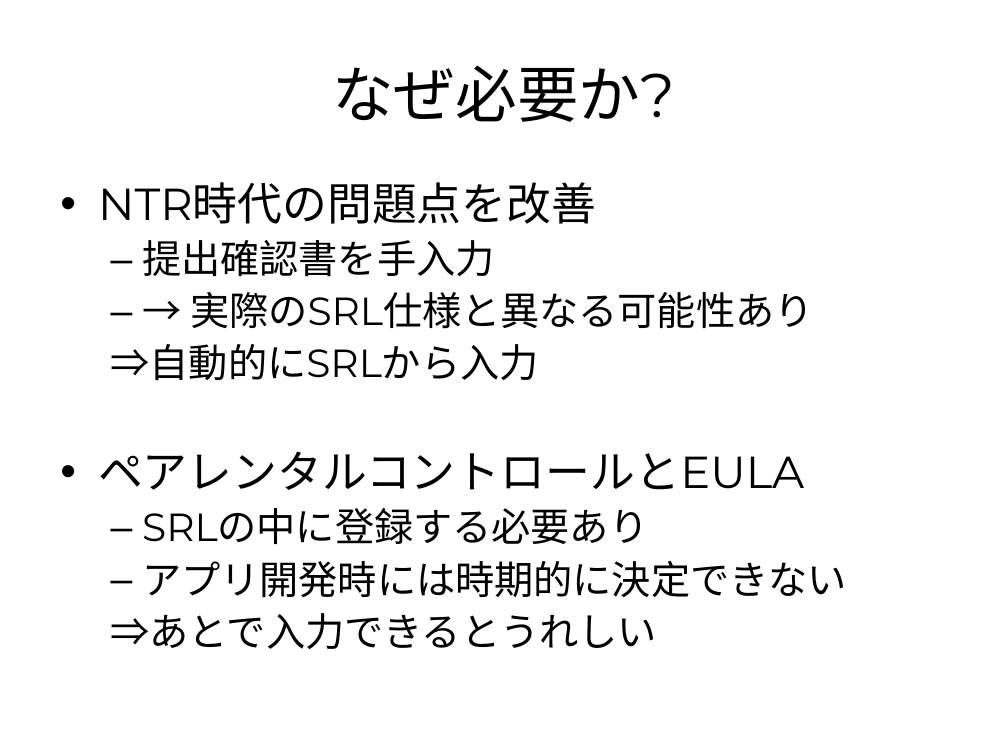
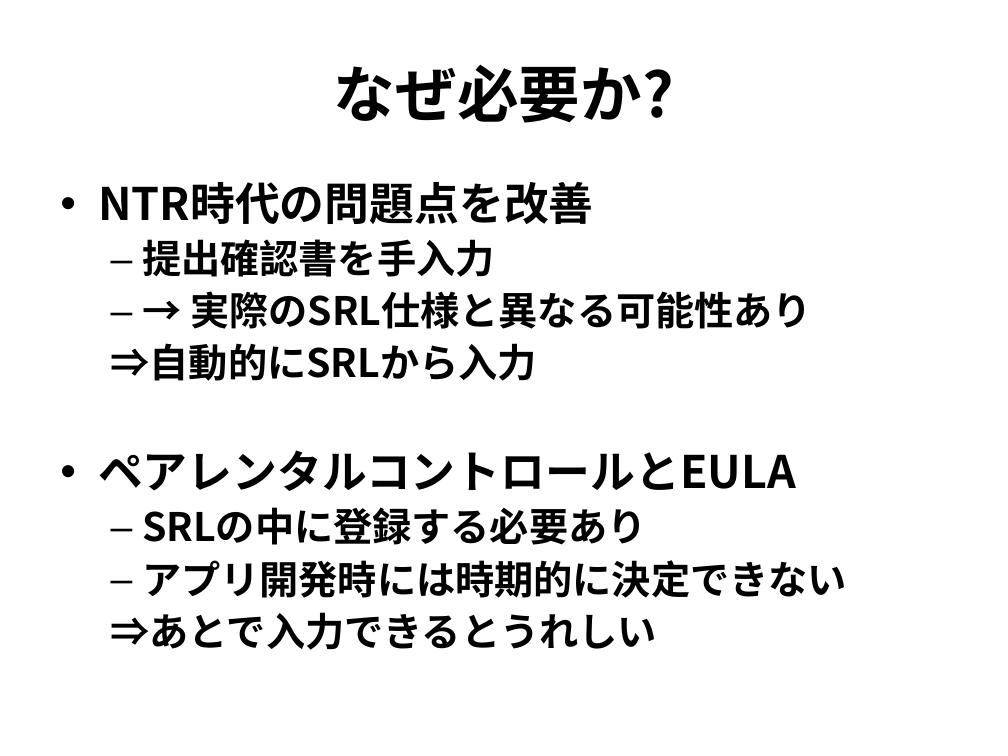
Before and after one commit to rvtr/TwlIPL, a slide deck: slide 3 of docs/マスタエディタ/仕様概要.ppt. Drawn at 1008x756 pixels with LibreOffice and Linux fonts; fonts in the diff are those of the drawing. Boxes give left, top, right and bottom in pixels: in the first picture for what was removed or moved away, otherwise in the second. Text is boxed around its words. In the diff, an @@ line names an element or a change of style, - is before the commit and + after.

Commit message:
マスタエディタ・マスタリングツール:ドキュメント更新。

```diff
--- a/docs/マスタエディタ/仕様概要.ppt
+++ b/docs/マスタエディタ/仕様概要.ppt
@@ title "なぜ必要か?" at (334, 64, 674, 123): font Montserrat to Noto Sans CJK JP, bold on @@
@@ text "NTR時代の問題点を改善" at (98, 182, 847, 650): font Montserrat to Noto Sans CJK JP, bold on @@
```
Also in this commit, not shown: 4 other slides changed, 2 other files.
